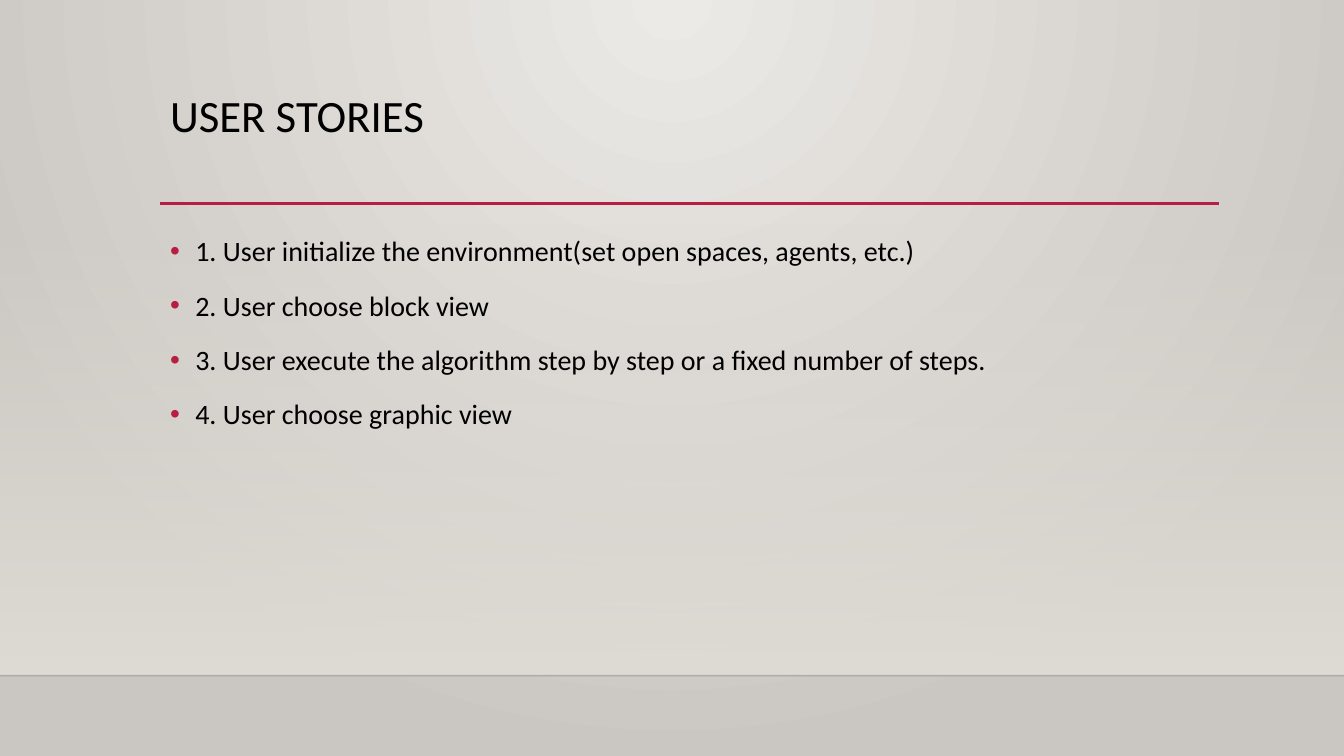
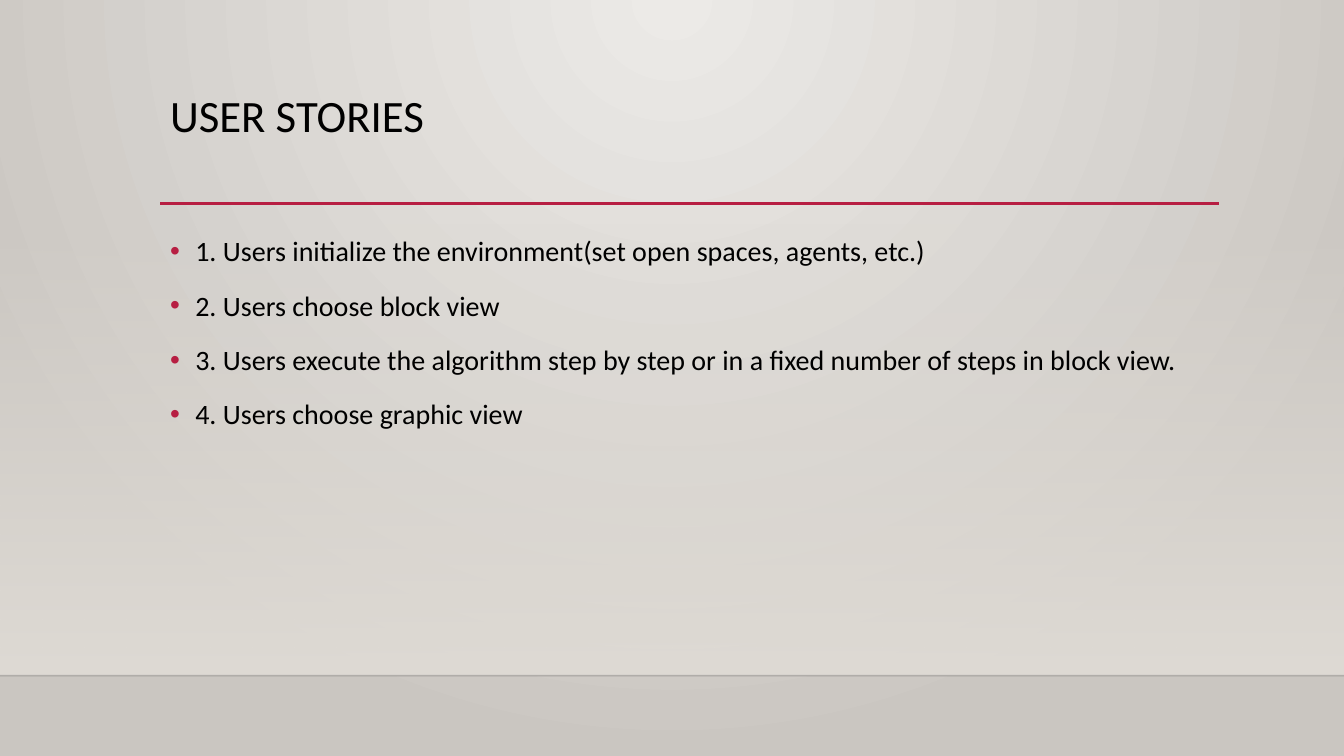
Before and after one commit to Giant-Visualize/Giant-Visualize-Multi-Agent-Patrolling, a slide deck: slide 4 of Document/GIANTS_SecondPresentation.pptx. Drawn at 1344x756 pixels with LibreOffice and Linux fonts; fonts in the diff are those of the drawing; background and template pictures are left out. Boxes give left, top, right and bottom in pixels: in the first picture for what was removed or moved away, otherwise in the second. Text is boxed around its words. In the diff, an @@ line names an element or a change of style, - is before the commit and + after.

```diff
--- a/Document/GIANTS_SecondPresentation.pptx
+++ b/Document/GIANTS_SecondPresentation.pptx
@@ text at (195, 240, 1175, 429): text changed @@
-• 1. User initialize the environment(set open spaces, agents, etc.)
-• 2. User choose block view
-• 3. User execute the algorithm step by step or a fixed number of steps.
-• 4. User choose graphic view
+• 1. Users initialize the environment(set open spaces, agents, etc.)
+• 2. Users choose block view
+• 3. Users execute the algorithm step by step or in a fixed number of steps in block view.
+• 4. Users choose graphic view
```
Also in this commit, not shown: 1 other slide changed, 3 slides added.
